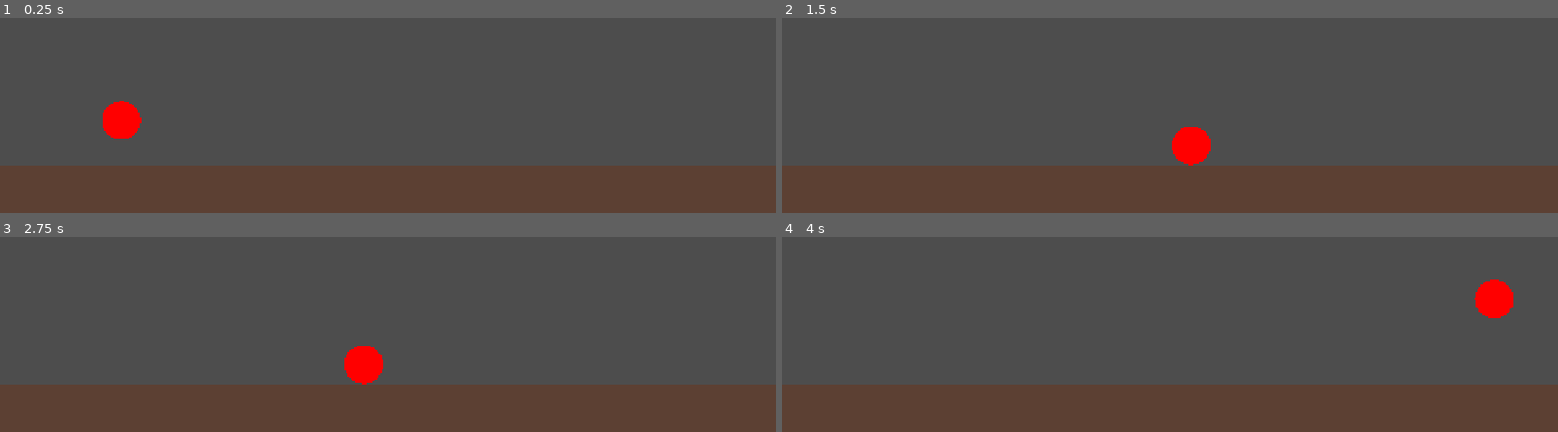
Above: before the commit, frames 1-4 (two rows, left to right).
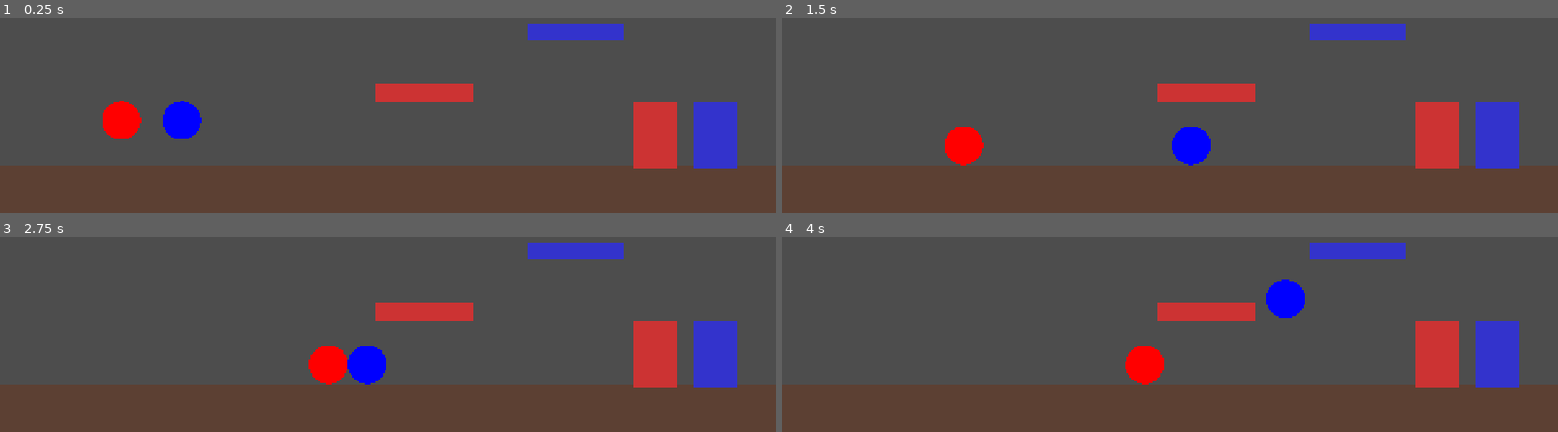
Above: after the commit, the same moments.

Repository: rrozasr-code/pomponcitos
Game: Godot game, scene res://niveles/nivel_00_prueba.tscn
Two runs of this game, one before a commit and one after it. Both use one fixed random seed, a clock stepped at 60 frames per second and the inputs below.
Inputs:
- Up to frame 1 (0.25 s): no input
- Up to frame 2 (1.5 s): tap Enter at 0.5 s; hold Right from 0.53 s (still down); tap Tab at 0.6, 1.35 s; tap Space at 0.77 s
- Up to frame 3 (2.75 s): tap Space at 1.52 s; release Right at 2.03 s; hold Left from 2.03 s (still down); tap Tab at 2.1 s
- Up to frame 4 (4 s): release Left at 2.78 s; hold Right from 2.78 s (still down); tap Tab at 2.85, 3.6 s; tap Space at 3.02, 3.77 s

The runs differ from the first frame. In frame 1, 6.8% of the frame differs, in the area x 21-95%, y 2-78%; in frame 2, 7.6%; in frame 3, 7.7%; in frame 4, 8.4%, in the area x 44-95%, y 2-78%.

Commit message:
Fase 2: dos pompones, cambio de personaje, color y puerta de meta
- pompon.gd: agrega colision por color usando capas fisicas (cada
  pompon solo choca con el piso, entre si, y con plataformas de su
  propio color) y la bandera "controlado" para el modo Solo.
- gestor_nivel.gd: nuevo script que decide cual pompon controlas
  (tecla Tab) y detecta cuando ambos estan en su puerta a la vez.
- puerta.tscn: zona de meta reutilizable (sin script propio, el
  color lo define el gestor segun a que puerta esta conectada).
- nivel_00_prueba.tscn: se agrega el pompon azul, una plataforma
  roja, una plataforma azul, y las dos puertas para probar todo.
- project.godot: se nombran las capas de colision para que se vean
  claras en el Inspector (Piso, Plataforma Roja, Plataforma Azul,
  Pompones) en vez de numeros.

Co-Authored-By: Claude Sonnet 5 <noreply@anthropic.com>

Diff:
--- /dev/null
+++ b/escenas/puerta.tscn
@@ -0,0 +1,18 @@
+[gd_scene load_steps=2 format=3]
+
+[sub_resource type="RectangleShape2D" id="1"]
+size = Vector2(70, 110)
+
+[node name="Puerta" type="Area2D"]
+collision_layer = 0
+collision_mask = 8
+
+[node name="ColisionPuerta" type="CollisionShape2D" parent="."]
+shape = SubResource("1")
+
+[node name="VisualPuerta" type="ColorRect" parent="."]
+offset_left = -35.0
+offset_top = -55.0
+offset_right = 35.0
+offset_bottom = 55.0
+color = Color(0.7, 0.7, 0.7, 1)
--- a/niveles/nivel_00_prueba.tscn
+++ b/niveles/nivel_00_prueba.tscn
@@ -1,14 +1,25 @@
-[gd_scene load_steps=3 format=3]
+[gd_scene load_steps=6 format=3]
 
-[ext_resource type="PackedScene" path="res://escenas/pompon.tscn" id="1"]
+[ext_resource type="Script" path="res://scripts/gestor_nivel.gd" id="1"]
+[ext_resource type="PackedScene" path="res://escenas/pompon.tscn" id="2"]
+[ext_resource type="PackedScene" path="res://escenas/puerta.tscn" id="3"]
 
 [sub_resource type="RectangleShape2D" id="1"]
 size = Vector2(1280, 80)
 
+[sub_resource type="RectangleShape2D" id="2"]
+size = Vector2(160, 30)
+
 [node name="Nivel00Prueba" type="Node2D"]
+script = ExtResource("1")
+pompon_rojo_path = NodePath("PomponRojo")
+pompon_azul_path = NodePath("PomponAzul")
+puerta_roja_path = NodePath("PuertaRoja")
+puerta_azul_path = NodePath("PuertaAzul")
 
 [node name="Suelo" type="StaticBody2D" parent="."]
 position = Vector2(640, 680)
+collision_layer = 1
 
 [node name="ColisionSuelo" type="CollisionShape2D" parent="Suelo"]
 shape = SubResource("1")
@@ -20,5 +31,51 @@
 offset_bottom = 40.0
 color = Color(0.36, 0.25, 0.2, 1)
 
-[node name="Pompon" parent="." instance=ExtResource("1")]
+[node name="PlataformaRoja" type="StaticBody2D" parent="."]
+position = Vector2(700, 520)
+collision_layer = 2
+collision_mask = 0
+
+[node name="ColisionPlataformaRoja" type="CollisionShape2D" parent="PlataformaRoja"]
+shape = SubResource("2")
+
+[node name="VisualPlataformaRoja" type="ColorRect" parent="PlataformaRoja"]
+offset_left = -80.0
+offset_top = -15.0
+offset_right = 80.0
+offset_bottom = 15.0
+color = Color(0.8, 0.2, 0.2, 1)
+
+[node name="PlataformaAzul" type="StaticBody2D" parent="."]
+position = Vector2(950, 420)
+collision_layer = 4
+collision_mask = 0
+
+[node name="ColisionPlataformaAzul" type="CollisionShape2D" parent="PlataformaAzul"]
+shape = SubResource("2")
+
+[node name="VisualPlataformaAzul" type="ColorRect" parent="PlataformaAzul"]
+offset_left = -80.0
+offset_top = -15.0
+offset_right = 80.0
+offset_bottom = 15.0
+color = Color(0.2, 0.2, 0.8, 1)
+
+[node name="PomponRojo" parent="." instance=ExtResource("2")]
 position = Vector2(200, 500)
+
+[node name="PomponAzul" parent="." instance=ExtResource("2")]
+position = Vector2(300, 500)
+color = 1
+
+[node name="PuertaRoja" parent="." instance=ExtResource("3")]
+position = Vector2(1080, 590)
+
+[node name="VisualPuerta" parent="PuertaRoja" index="1"]
+color = Color(0.8, 0.2, 0.2, 1)
+
+[node name="PuertaAzul" parent="." instance=ExtResource("3")]
+position = Vector2(1180, 590)
+
+[node name="VisualPuerta" parent="PuertaAzul" index="1"]
+color = Color(0.2, 0.2, 0.8, 1)
--- a/project.godot
+++ b/project.godot
@@ -22,6 +22,13 @@
 window/stretch/aspect="expand"
 window/handheld/orientation="landscape"
 
+[layer_names]
+
+2d_physics/layer_1="Piso"
+2d_physics/layer_2="Plataforma Roja"
+2d_physics/layer_3="Plataforma Azul"
+2d_physics/layer_4="Pompones"
+
 [rendering]
 
 renderer/rendering_method="gl_compatibility"
--- /dev/null
+++ b/scripts/gestor_nivel.gd
@@ -0,0 +1,79 @@
+extends Node2D
+
+## El "director" del nivel: conoce a los dos pompones y las dos puertas,
+## decide cuál pompón controlas en cada momento (modo Solo), y se da cuenta
+## cuando el nivel está completo.
+
+# Las rutas a los nodos se configuran desde el Inspector (son las líneas
+# que dicen "Pompon Rojo Path", etc.), y acá buscamos el nodo real con esa ruta.
+@export var pompon_rojo_path: NodePath
+@export var pompon_azul_path: NodePath
+@export var puerta_roja_path: NodePath
+@export var puerta_azul_path: NodePath
+
+var pompon_rojo: CharacterBody2D
+var pompon_azul: CharacterBody2D
+var puerta_roja: Area2D
+var puerta_azul: Area2D
+
+var pompon_activo: CharacterBody2D
+var rojo_en_su_puerta := false
+var azul_en_su_puerta := false
+
+
+func _ready() -> void:
+	pompon_rojo = get_node(pompon_rojo_path)
+	pompon_azul = get_node(pompon_azul_path)
+	puerta_roja = get_node(puerta_roja_path)
+	puerta_azul = get_node(puerta_azul_path)
+
+	# Al empezar, controlas al rojo. El azul se queda quieto hasta que cambies.
+	pompon_activo = pompon_rojo
+	pompon_rojo.controlado = true
+	pompon_azul.controlado = false
+
+	puerta_roja.body_entered.connect(_al_entrar_puerta_roja)
+	puerta_roja.body_exited.connect(_al_salir_puerta_roja)
+	puerta_azul.body_entered.connect(_al_entrar_puerta_azul)
+	puerta_azul.body_exited.connect(_al_salir_puerta_azul)
+
+
+func _unhandled_input(event: InputEvent) -> void:
+	# Tab cambia cuál de los dos pompones controlas (modo Solo).
+	if event is InputEventKey and event.pressed and not event.echo and event.keycode == KEY_TAB:
+		cambiar_personaje()
+
+
+func cambiar_personaje() -> void:
+	pompon_activo.controlado = false
+	pompon_activo = pompon_azul if pompon_activo == pompon_rojo else pompon_rojo
+	pompon_activo.controlado = true
+
+
+func _al_entrar_puerta_roja(cuerpo: Node2D) -> void:
+	if cuerpo == pompon_rojo:
+		rojo_en_su_puerta = true
+		revisar_si_nivel_completo()
+
+
+func _al_salir_puerta_roja(cuerpo: Node2D) -> void:
+	if cuerpo == pompon_rojo:
+		rojo_en_su_puerta = false
+
+
+func _al_entrar_puerta_azul(cuerpo: Node2D) -> void:
+	if cuerpo == pompon_azul:
+		azul_en_su_puerta = true
+		revisar_si_nivel_completo()
+
+
+func _al_salir_puerta_azul(cuerpo: Node2D) -> void:
+	if cuerpo == pompon_azul:
+		azul_en_su_puerta = false
+
+
+func revisar_si_nivel_completo() -> void:
+	# Se completa solo cuando los DOS pompones están, al mismo tiempo,
+	# parados sobre su puerta correspondiente.
+	if rojo_en_su_puerta and azul_en_su_puerta:
+		print("¡Nivel completo!")
--- a/scripts/pompon.gd
+++ b/scripts/pompon.gd
@@ -1,8 +1,15 @@
 extends CharacterBody2D
 
-## Un pompón puede ser rojo o azul. Esto se usa después (Fase 2 y 3) para
-## saber qué plataformas puede pisar y a qué puerta tiene que llegar.
+## Un pompón puede ser rojo o azul. Se usa para saber qué plataformas
+## puede pisar y a qué puerta tiene que llegar.
 enum TipoColor { ROJO, AZUL }
+
+# Estos números son "capas de colisión": una forma de decirle a Godot
+# quién puede chocar con quién. Cada capa es como una etiqueta invisible.
+const CAPA_PISO := 1
+const CAPA_PLATAFORMA_ROJA := 2
+const CAPA_PLATAFORMA_AZUL := 4
+const CAPA_POMPONES := 8
 
 @export var color: TipoColor = TipoColor.ROJO
 @export var radio: float = 32.0
@@ -13,6 +20,10 @@
 @export var fuerza_salto: float = 700.0
 @export var gravedad: float = 1500.0
 
+# Cuando no es tu turno (en modo Solo, el que no controlas), esto queda
+# en false y el pompón no se mueve solo, pero sigue afectado por la gravedad.
+var controlado: bool = true
+
 
 func _ready() -> void:
 	# CircleShape2D es la forma de colisión (invisible) del pompón.
@@ -21,14 +32,32 @@
 	forma.radius = radio
 	$ColisionPompon.shape = forma
 
+	# Todo pompón está en la capa "Pompones" (así se pueden pisar entre ellos),
+	# y puede chocar con el piso gris y con las plataformas de SU color.
+	collision_layer = CAPA_POMPONES
+	var mascara := CAPA_PISO | CAPA_POMPONES
+	if color == TipoColor.ROJO:
+		mascara |= CAPA_PLATAFORMA_ROJA
+	else:
+		mascara |= CAPA_PLATAFORMA_AZUL
+	collision_mask = mascara
+
 	queue_redraw()
 
 
 func _physics_process(delta: float) -> void:
 	# Gravedad: si el pompón no está tocando el piso, lo empujamos hacia abajo
 	# un poquito más en cada fotograma (por eso se multiplica por delta).
+	# Esto pasa siempre, esté controlado o no (si no, quedaría flotando en el aire).
 	if not is_on_floor():
 		velocity.y += gravedad * delta
+
+	# Si no es el pompón que estás controlando ahora, se queda quieto
+	# (no camina solo), pero igual cae si no tiene piso debajo.
+	if not controlado:
+		velocity.x = 0.0
+		move_and_slide()
+		return
 
 	# Movimiento izquierda/derecha con las flechas del teclado.
 	var direccion := 0.0
Not shown, added: scripts/gestor_nivel.gd.uid
